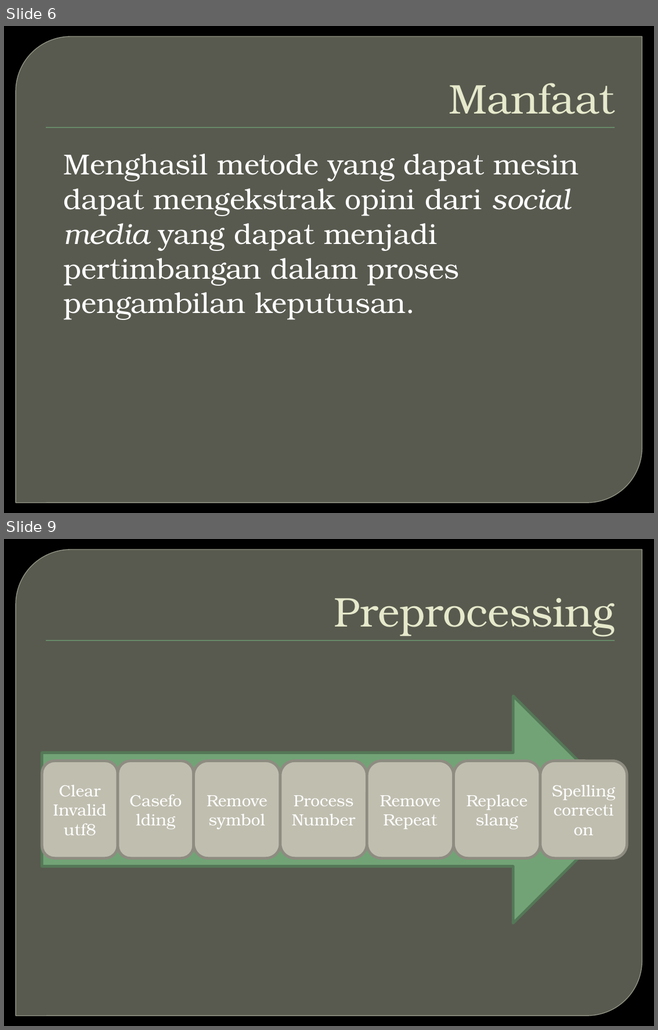
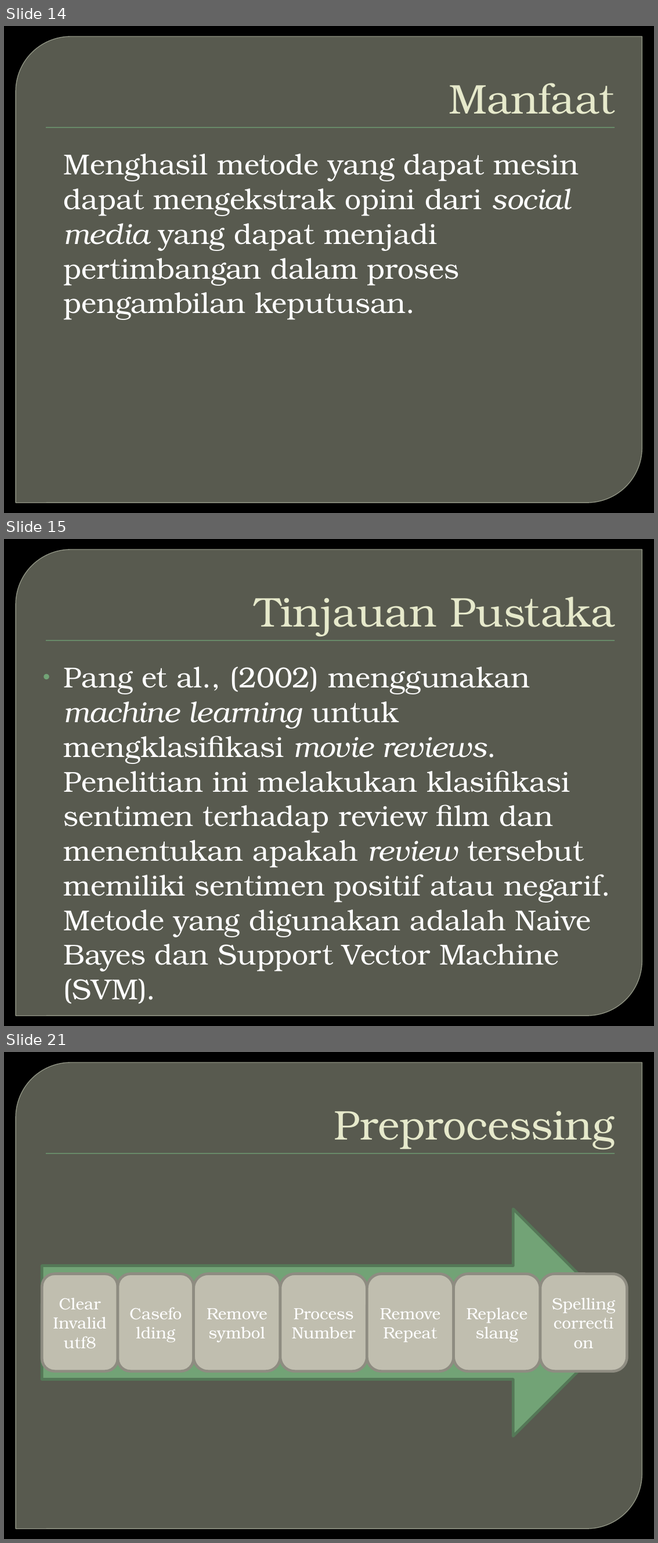
Before and after one commit to jankristanto/laporanthesis, a slide deck: OPINION MINING PADA TWITTER UNTUK BAHASA INDONESIA DENGAN.pptx. Shown one above the other, each under a label of ours: slides 6 and 9 before the commit, slides 14, 15 and 21 after it; the slides between them are not shown. The pictures are 658x1030 and 658x1543 pixels, drawn with LibreOffice and Linux fonts; fonts in the diff are those of the drawing; background and template pictures are left out. Boxes give left, top, right and bottom in pixels: in the first picture for what was removed or moved away, otherwise in the second. Text is boxed around its words. In the diff, an @@ line names an element or a change of style, - is before the commit and + after.

```diff
--- a/OPINION MINING PADA TWITTER UNTUK BAHASA INDONESIA DENGAN.pptx
+++ b/OPINION MINING PADA TWITTER UNTUK BAHASA INDONESIA DENGAN.pptx
@@ slide 15 added at bbox=[4, 539, 654, 1026], background picture (left out); not listed: 2 template elements that a slide beside it also shows @@
@@ title added at bbox=[255, 596, 614, 636], 46 pt, text #E7EACB @@
+Tinjauan Pustaka
@@ text added at bbox=[64, 667, 610, 972], 32 pt, text #FFFFFF @@
+• Pang et al., (2002) menggunakan machine learning untuk mengklasifikasi movie reviews. Penelitian ini melakukan klasifikasi sentimen terhadap review film dan menentukan apakah review tersebut memiliki sentimen positif atau negarif. Metode yang digunakan adalah Naive Bayes dan Support Vector Machine (SVM).
@@ what was slide 6 is now slide 14 @@
@@ what was slide 9 is now slide 21 @@
```
Also in this commit, not shown: 6 slides changed, 17 other slides added, 1 slide removed.
